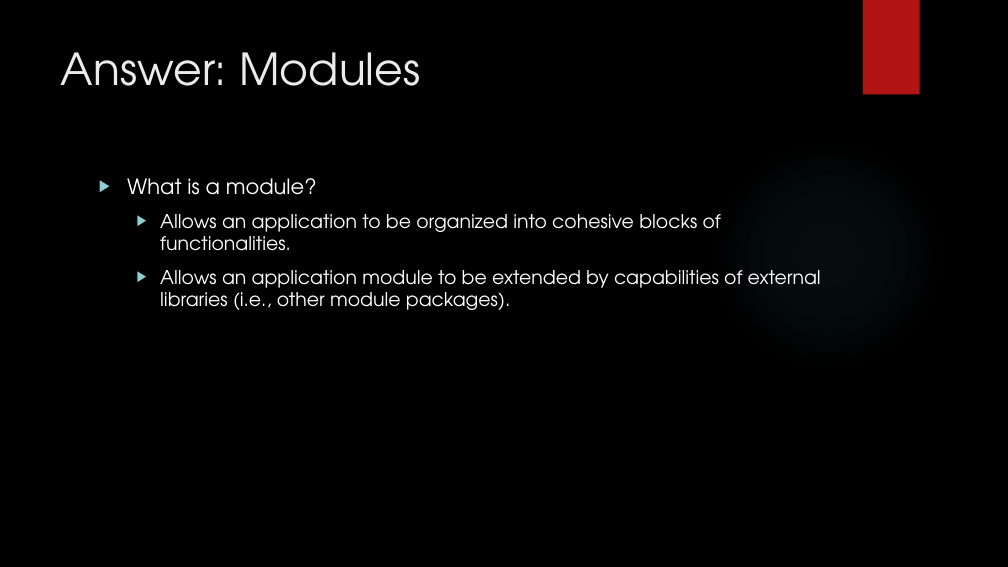
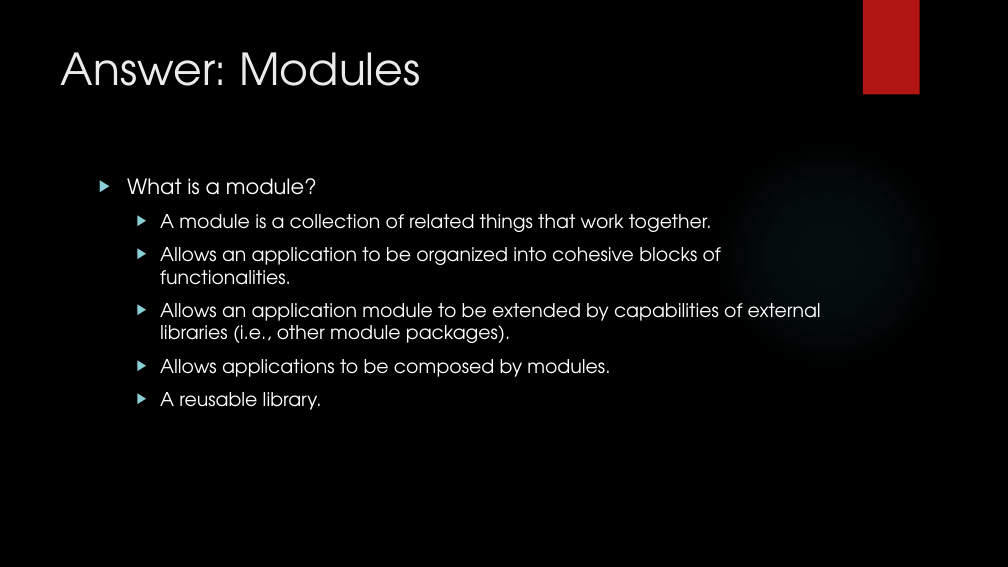
Before and after one commit to buildmotion/custom-angular-modules, a slide deck: slide 12 of presentation/custom-angular-modules.pptx (slide 11 before the commit). Drawn at 1008x567 pixels with LibreOffice and Linux fonts; fonts in the diff are those of the drawing; background and template pictures are left out. Boxes give left, top, right and bottom in pixels: in the first picture for what was removed or moved away, otherwise in the second. Text is boxed around its words. In the diff, an @@ line names an element or a change of style, - is before the commit and + after.

```diff
--- a/presentation/custom-angular-modules.pptx
+++ b/presentation/custom-angular-modules.pptx
@@ text at <box>160,214,712,232</box>: paragraph added @@
+  ▶ A module is a collection of related things that work together.
@@ text at <box>160,359,610,410</box>: paragraphs added @@
+  ▶ Allows applications to be composed by modules.
+  ▶ A reusable library.
```
Also in this commit, not shown: 5 other slides changed, 4 slides added.
